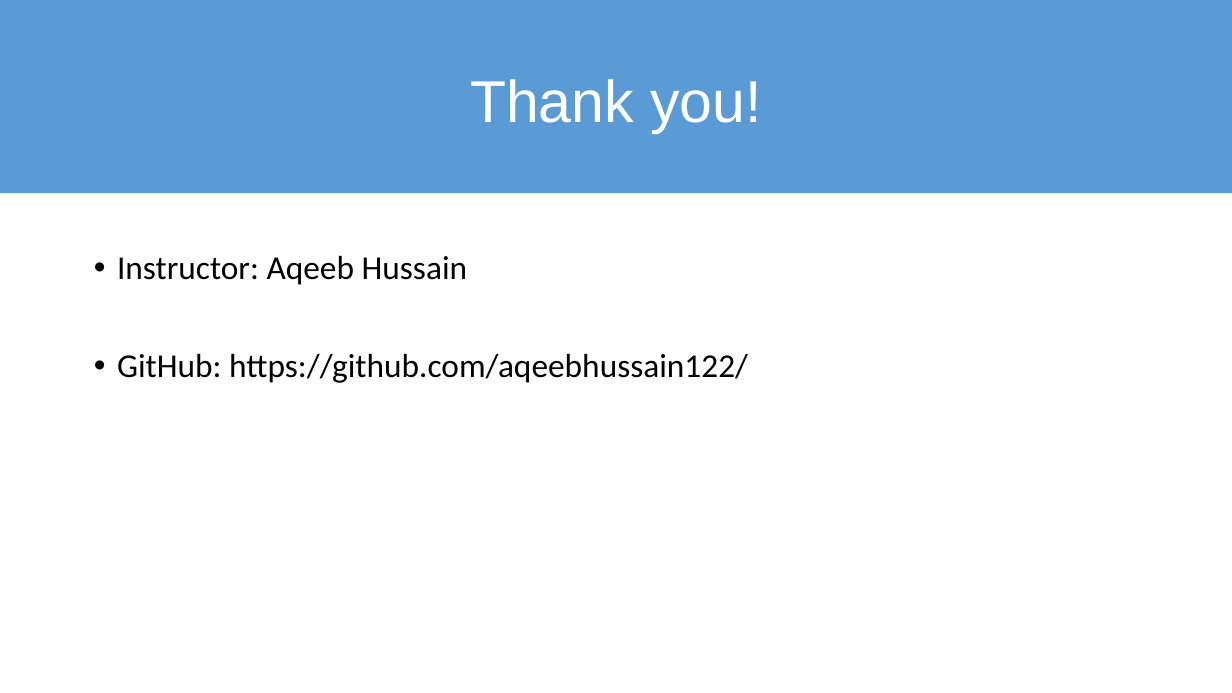
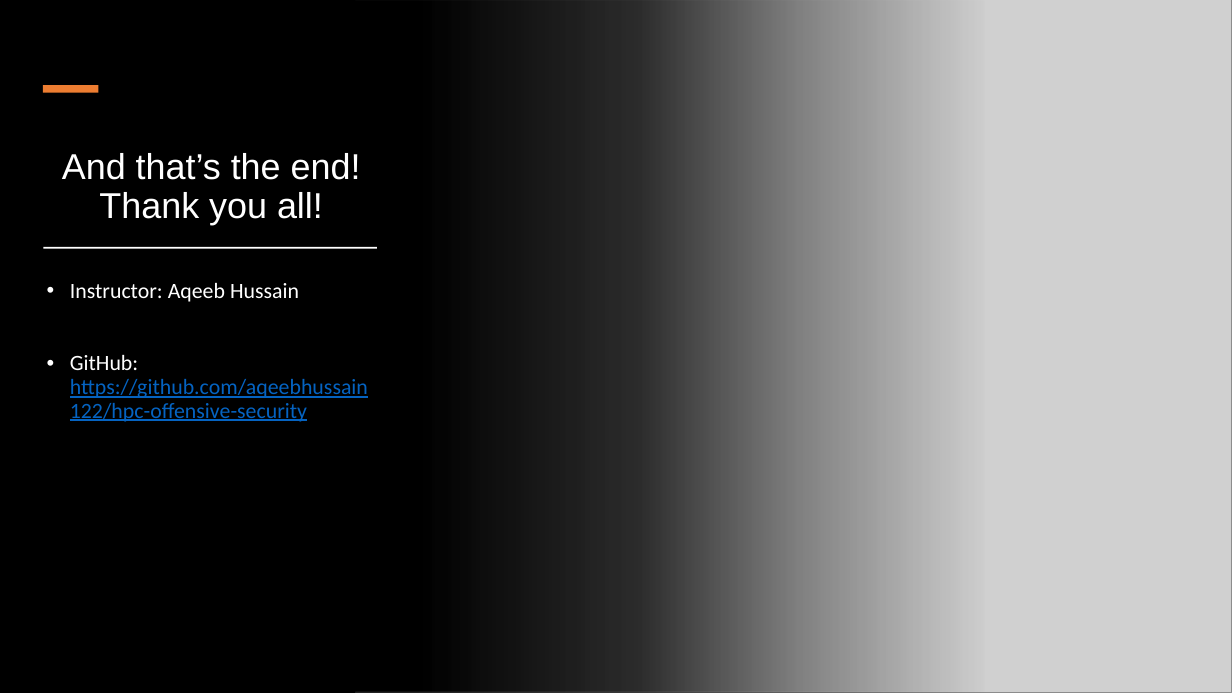
Before and after one commit to aqeebhussain122/hpc-offensive-security, a slide deck: slide 25 of 13 - Offensive Security Tactics for Linux Professionals - Putting it all together.pptx. Drawn at 1232x693 pixels with LibreOffice and Linux fonts; fonts in the diff are those of the drawing; grey boxes stand for pictures. Boxes give left, top, right and bottom in pixels: in the first picture for what was removed or moved away, otherwise in the second. Text is boxed around its words. In the diff, an @@ line names an element or a change of style, - is before the commit and + after.

```diff
--- a/13 - Offensive Security Tactics for Linux Professionals - Putting it all together.pptx
+++ b/13 - Offensive Security Tactics for Linux Professionals - Putting it all together.pptx
@@ background #FFFFFF to #000000 @@
@@ rectangle removed at (0, 0, 1232, 193) @@
@@ rectangle added at (0, 0, 986, 693), fill gradient #000000 @@
@@ picture added at (356, 0, 1232, 693) @@
@@ rectangle added at (43, 85, 98, 92), fill #ED7D31 @@
@@ title "And that’s the end! Thank ..." at (62, 153, 361, 225): vertical alignment middle to bottom @@
@@ title at (62, 153, 361, 225): text changed; size 46 to 28 pt @@
-Thank you!
+And that’s the end! Thank you all!
@@ rectangle added at (43, 247, 377, 249), fill #FFFFFF @@
@@ text "Instructor: Aqeeb Hussain": place and size @@
-text "Instructor: Aqeeb Hussain" at (117, 256, 748, 383)
+text "Instructor: Aqeeb Hussain" at (70, 283, 368, 422)
@@ text at (70, 283, 299, 302): size 26 to 17 pt, text colour #000000 to #FFFFFF in "Instructor: Aqeeb Hussain" @@
@@ text at (70, 355, 368, 422): text changed; size 26 to 17 pt; text colour #000000 to #0563C1 @@
-• GitHub: https://github.com/aqeebhussain122/
+• GitHub: https://github.com/aqeebhussain122/hpc-offensive-security
```
Also in this commit, not shown: 1 other slide changed, 1 slide added, 8 other files.
